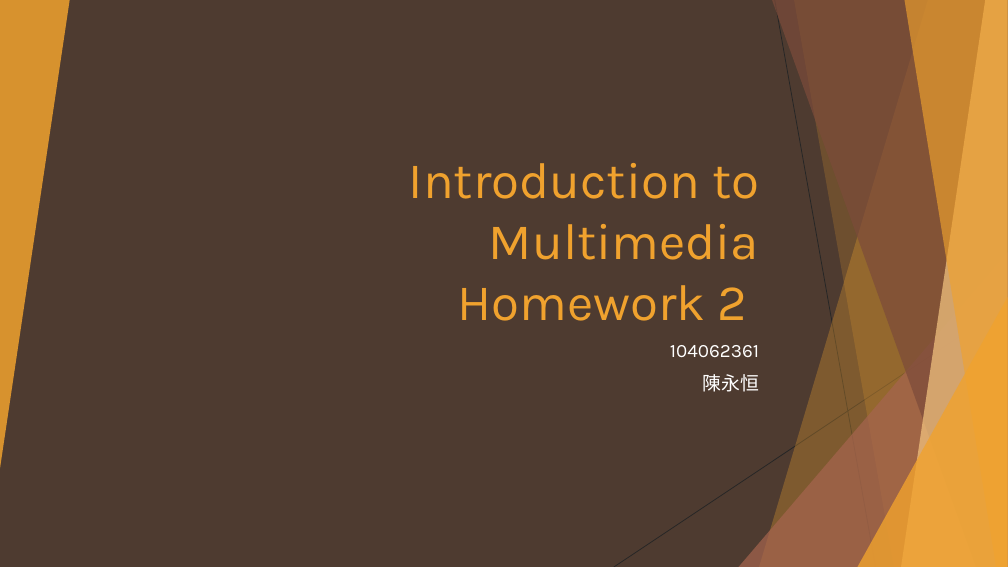
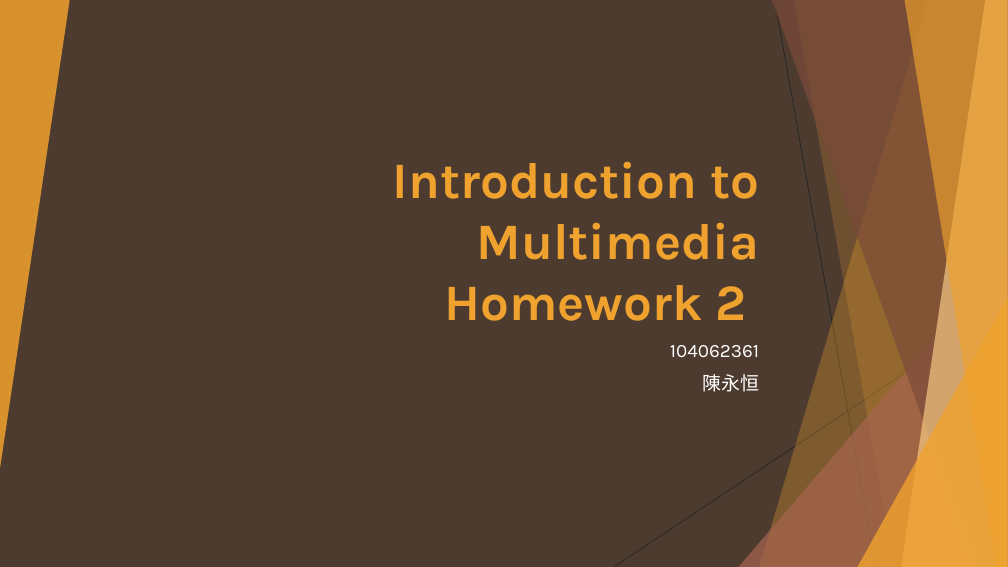
Before and after one commit to kenchan13/Introduction-to-Multimedia, a slide deck: slide 1 of Homework/hw2/104062361_report.pptx. Drawn at 1008x567 pixels with LibreOffice and Linux fonts; fonts in the diff are those of the drawing. Boxes give left, top, right and bottom in pixels: in the first picture for what was removed or moved away, otherwise in the second. Text is boxed around its words. In the diff, an @@ line names an element or a change of style, - is before the commit and + after.

```diff
--- a/Homework/hw2/104062361_report.pptx
+++ b/Homework/hw2/104062361_report.pptx
@@ title "Introduction to Multimedia Homework 2": place and size @@
-title "Introduction to Multimedia Homework 2" at bbox=[409, 163, 759, 321]
+title "Introduction to Multimedia Homework 2" at bbox=[393, 161, 759, 321]
@@ title "Introduction to Multimedia Homework 2" at bbox=[393, 161, 759, 321]: bold on @@
```
Also in this commit, not shown: 10 other slides changed, 3 slides added, 39 other files.
